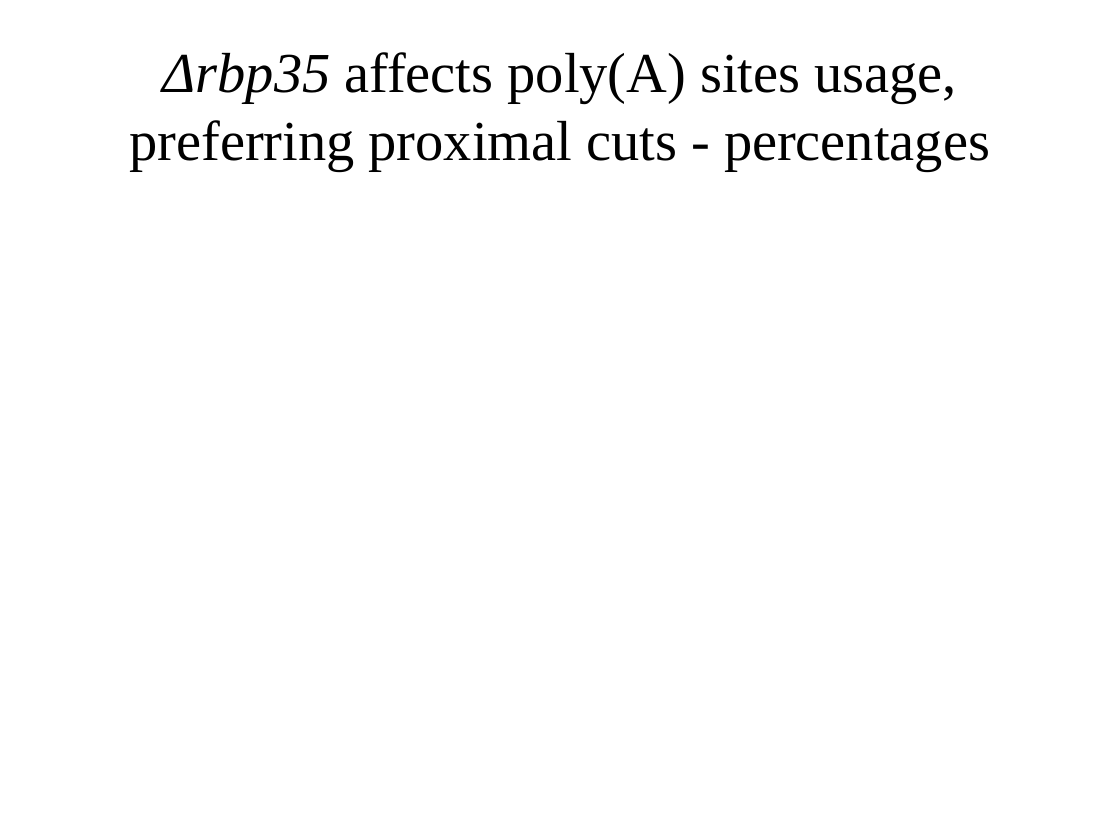
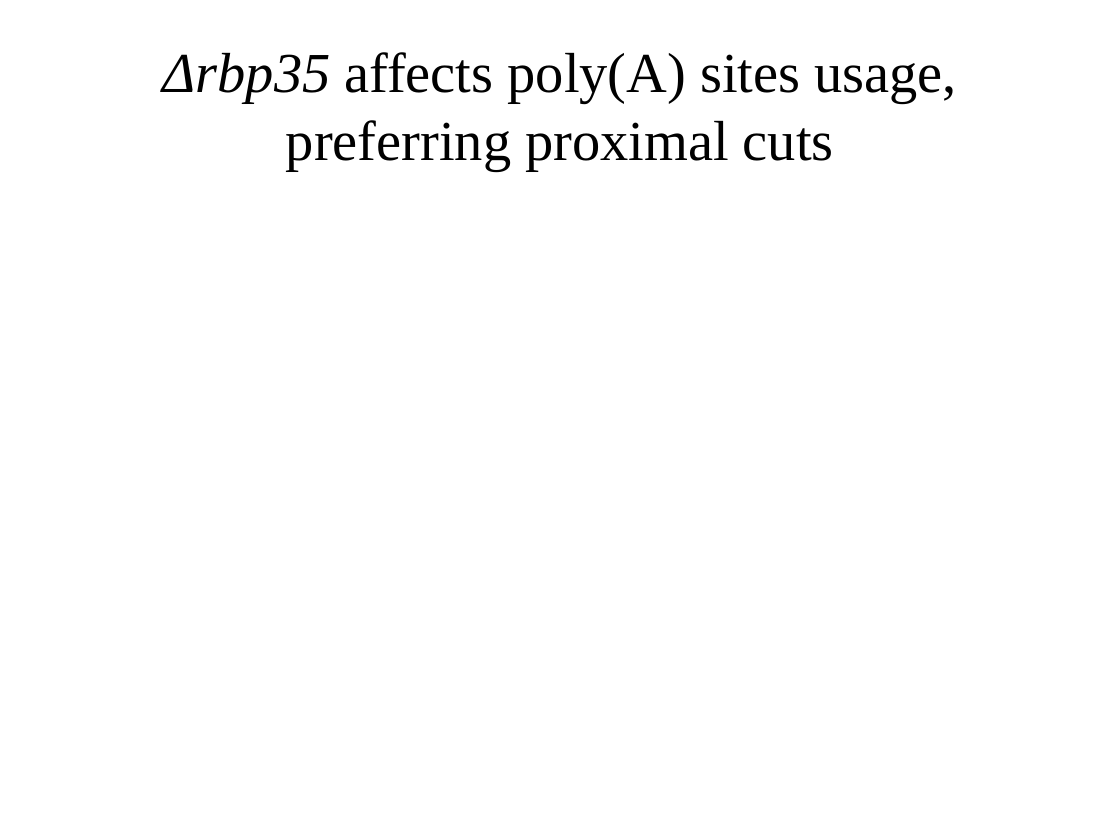
Before and after one commit to wilkinsonlab/m-oryzae-polya, a slide deck: slide 47 of doc/version_21/oryzae_presentation.odp (slide 49 before the commit). Drawn at 1120x840 pixels with LibreOffice and Linux fonts; fonts in the diff are those of the drawing. Boxes give left, top, right and bottom in pixels: in the first picture for what was removed or moved away, otherwise in the second. Text is boxed around its words. In the diff, an @@ line names an element or a change of style, - is before the commit and + after.

```diff
--- a/doc/version_21/oryzae_presentation.odp
+++ b/doc/version_21/oryzae_presentation.odp
@@ title at (163,52,957,170): text changed @@
-Δrbp35 affects poly(A) sites usage, preferring proximal cuts - percentages
+Δrbp35 affects poly(A) sites usage, preferring proximal cuts
```
Also in this commit, not shown: 36 other slides changed, 2 slides added, 4 slides removed, 19 other files.
